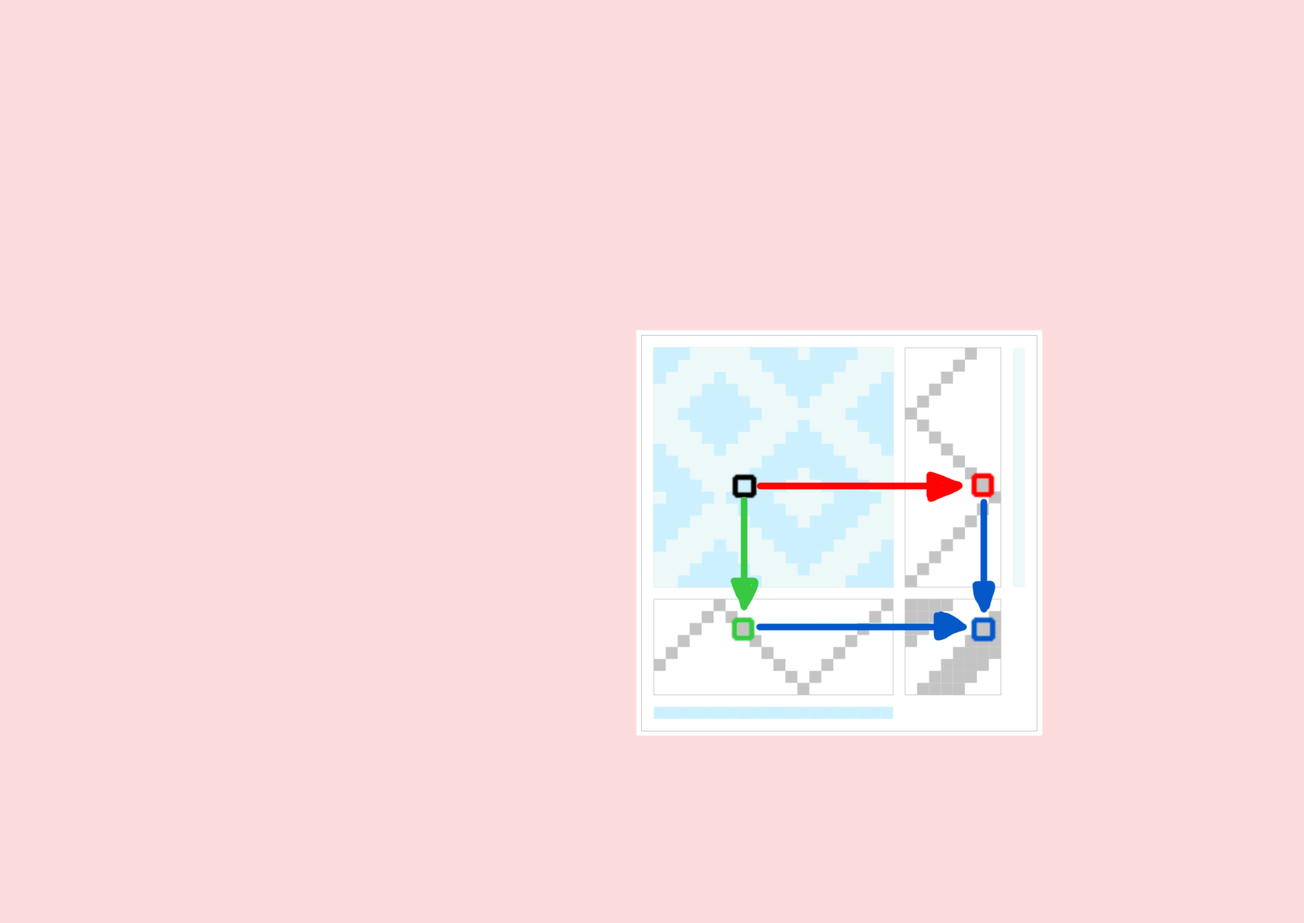
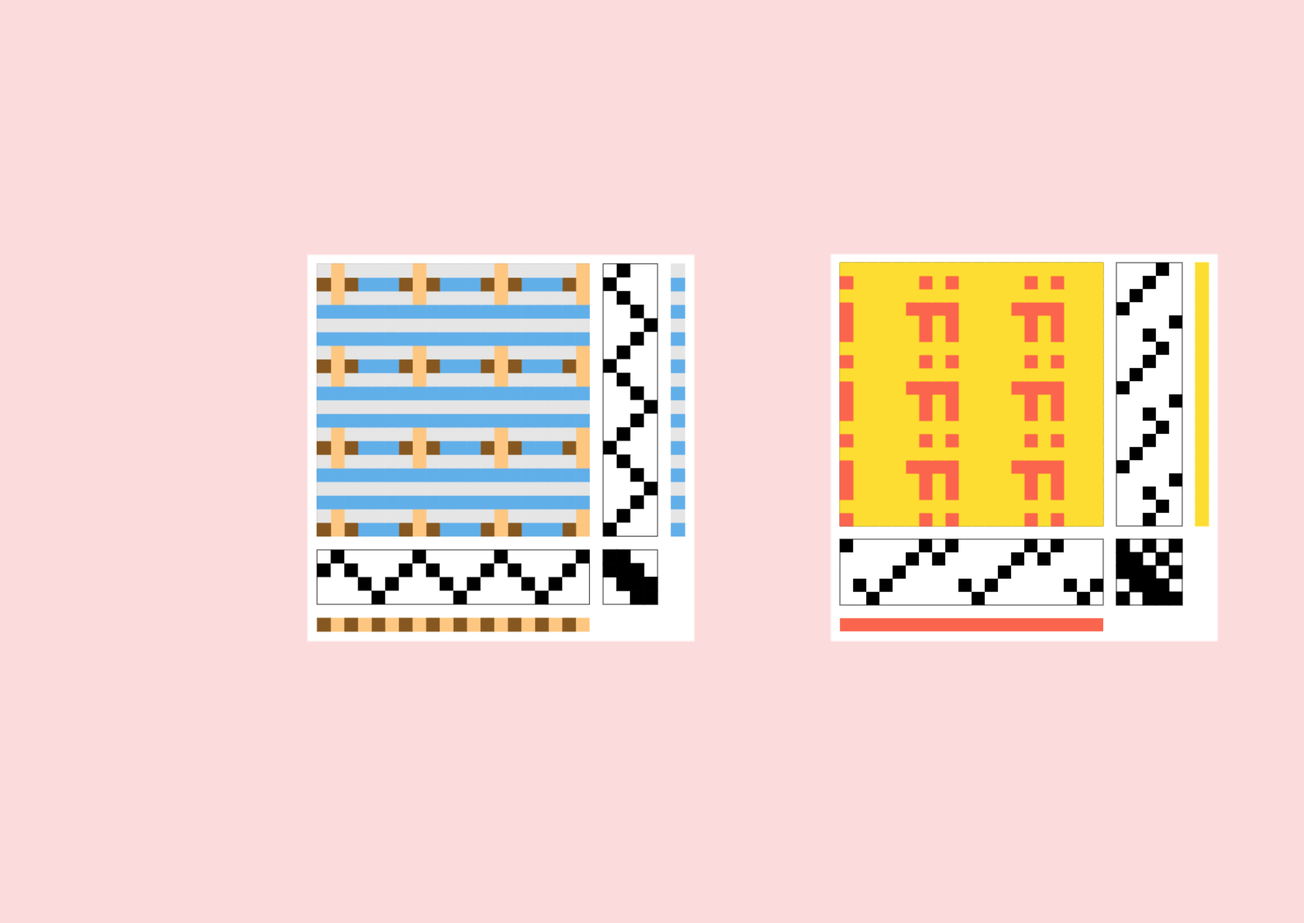
Before/after of a (1304, 923) layered artwork. What changed in the layer stack:
added group "Figure 3" with 4 layers above "Figure 2" over [306, 252, 1220, 715]
added layer "Layer 14" in group "Figure 3" over [306, 253, 697, 644]
added layer "Layer 16" in group "Figure 3" over [828, 252, 1220, 644]
hid group "Figure 2" (4 layers) over [634, 328, 1044, 737]
